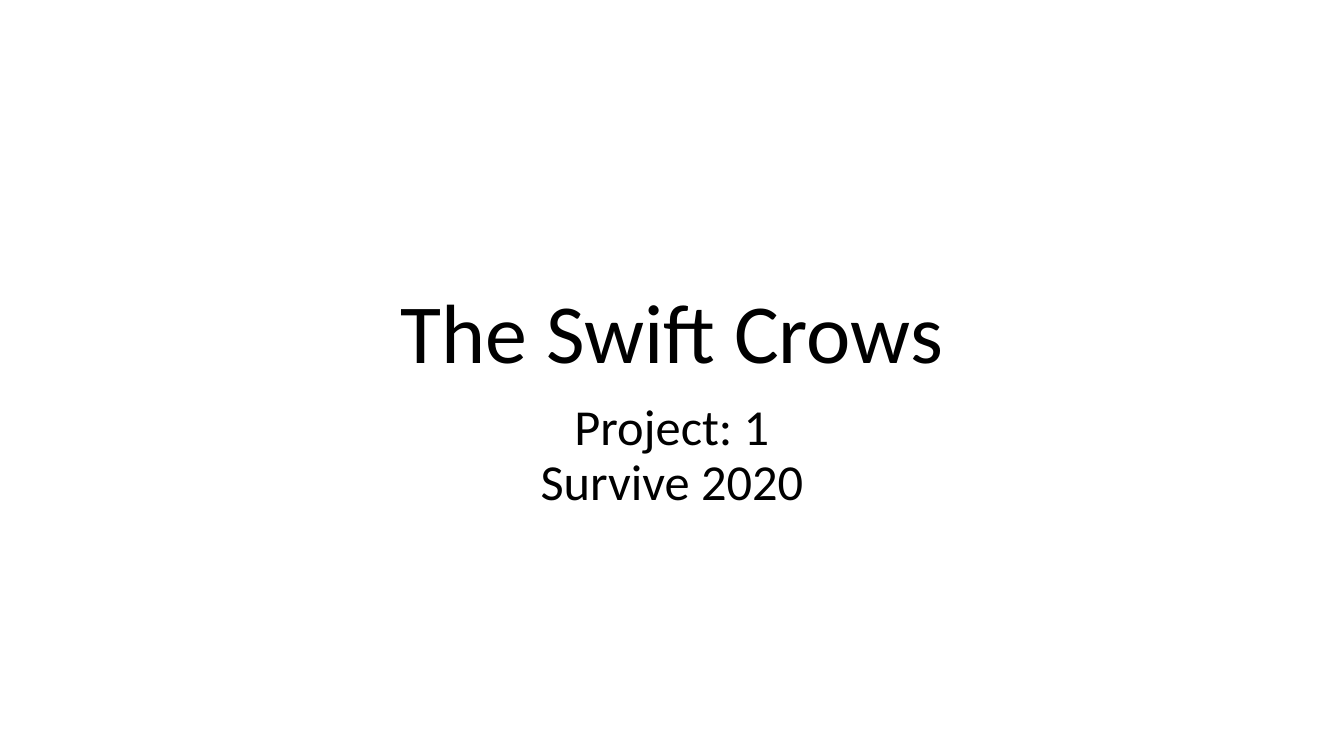
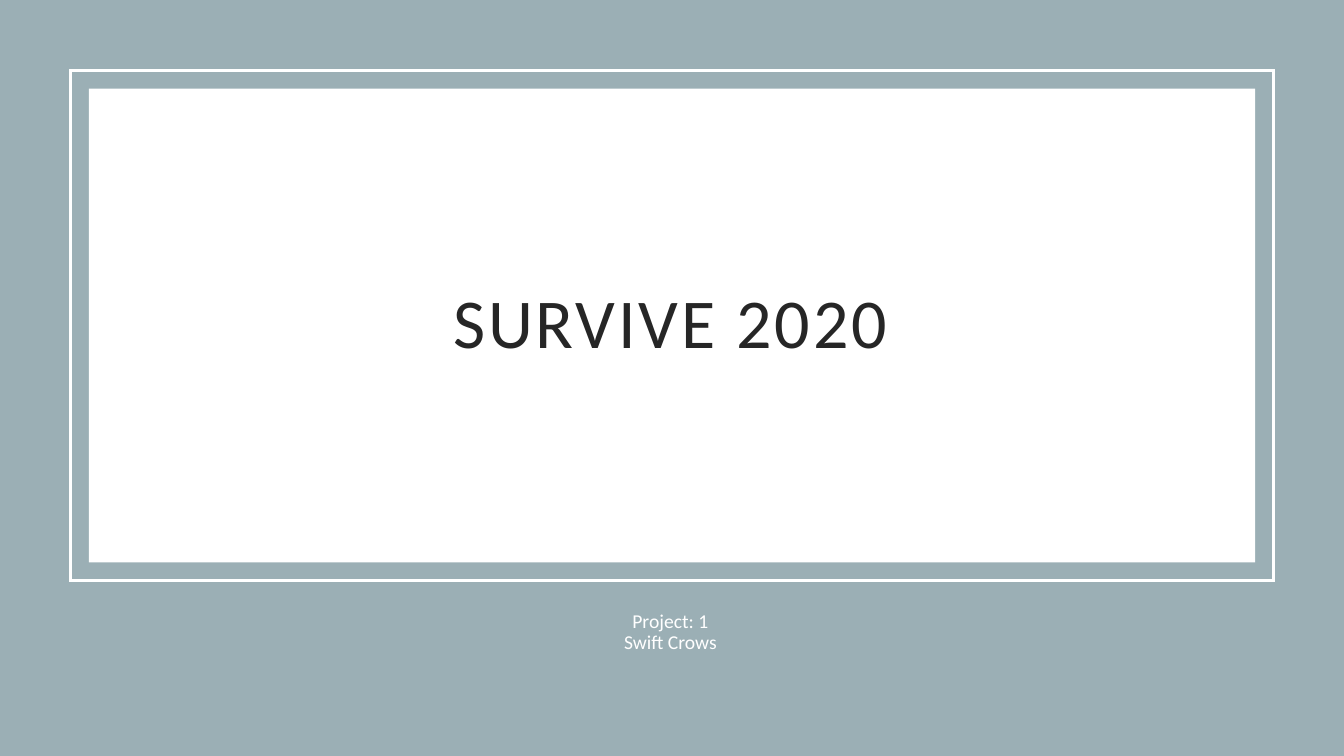
Before and after one commit to Mattmoe1/Survive-2020, a slide deck: slide 1 of story/project1_presentation.pptx. Drawn at 1344x756 pixels with LibreOffice and Linux fonts; fonts in the diff are those of the drawing. Boxes give left, top, right and bottom in pixels: in the first picture for what was removed or moved away, otherwise in the second. Text is boxed around its words. In the diff, an @@ line names an element or a change of style, - is before the commit and + after.

```diff
--- a/story/project1_presentation.pptx
+++ b/story/project1_presentation.pptx
@@ background #FFFFFF to #9BAFB5 @@
@@ rectangle added at [71, 71, 1273, 581], outline #FFFFFF 2.5 pt @@
@@ rectangle added at [89, 89, 1255, 563], fill #FFFFFF @@
@@ title "SURVIVE 2020" at [453, 302, 887, 349]: vertical alignment bottom to middle @@
@@ title at [453, 302, 887, 349]: text changed; size 60 to 50 pt; text colour #000000 to #262626 @@
-The Swift Crows
+SURVIVE 2020
@@ subtitle at [624, 614, 717, 649]: text changed; size 36 to 14 pt; text colour #000000 to #FFFFFF @@
-Project: 1
-Survive 2020
+Project: 1
+Swift Crows
```
Also in this commit, not shown: 6 other slides changed, 1 slide added, 1 other file.
